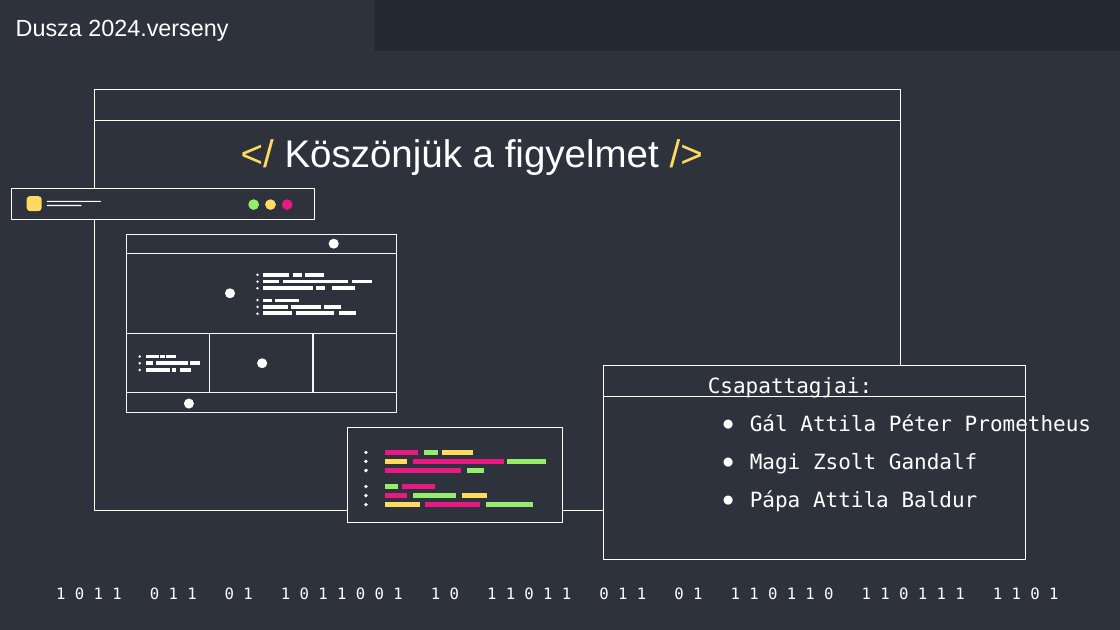
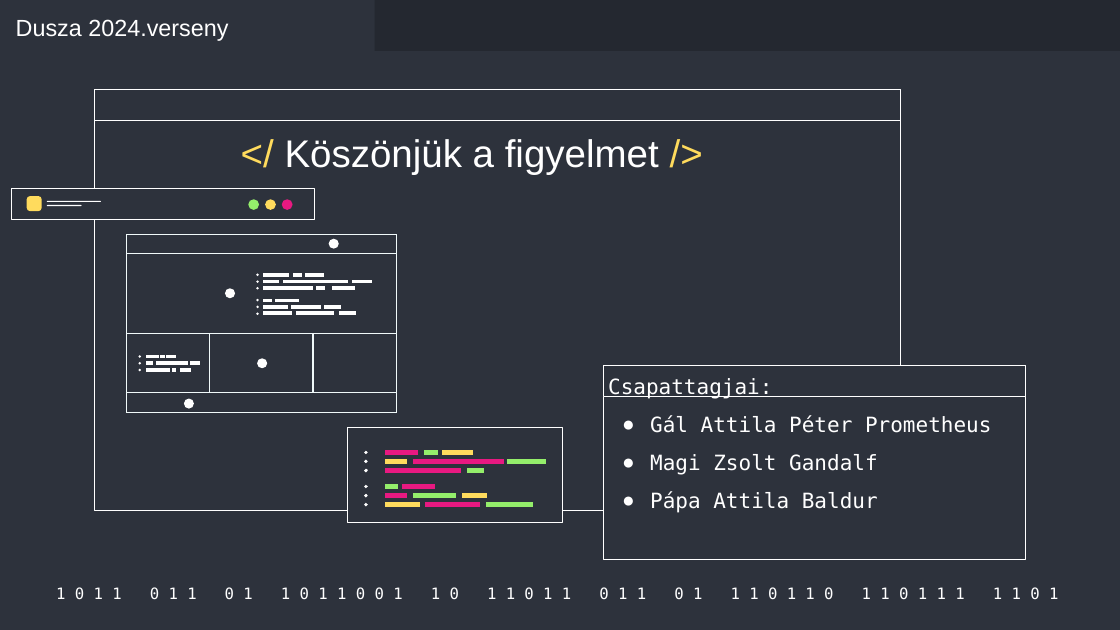
Before and after one commit to Acsilaa/dusza2024-25, a slide deck: slide 18 of Hell yeah ppt.pptx. Drawn at 1120x630 pixels with LibreOffice and Linux fonts; fonts in the diff are those of the drawing. Boxes give left, top, right and bottom in pixels: in the first picture for what was removed or moved away, otherwise in the second. Text is boxed around its words. In the diff, an @@ line names an element or a change of style, - is before the commit and + after.

```diff
--- a/Hell yeah ppt.pptx
+++ b/Hell yeah ppt.pptx
@@ text "Csapattagjai:": place and size @@
-text "Csapattagjai:" at [708,377,1091,512]
+text "Csapattagjai:" at [608,378,991,513]
```
Also in this commit, not shown: 10 other slides changed.
